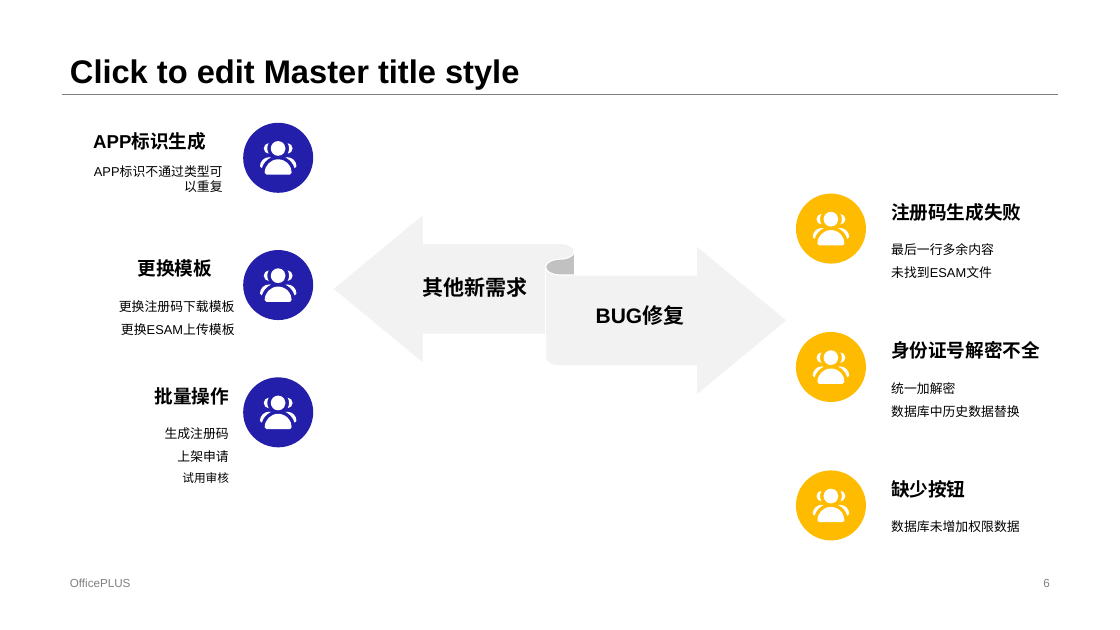
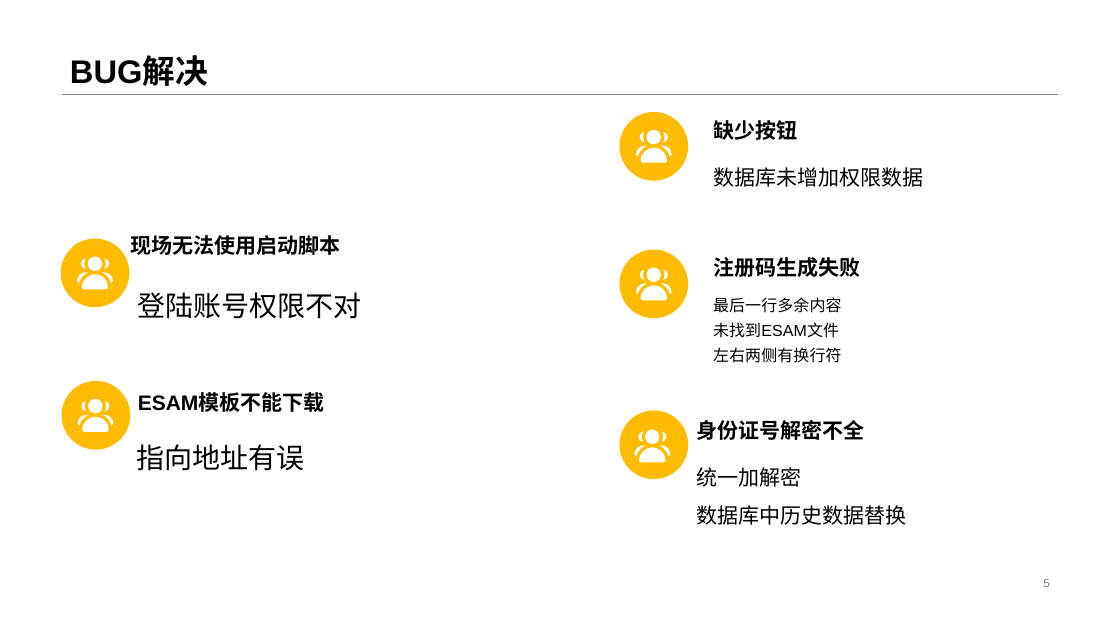
Before and after one commit to czx-dev/note, a slide deck: slide 5 of 陈仲贤述职答辩.pptx (slide 6 before the commit). Drawn at 1120x630 pixels with LibreOffice and Linux fonts; fonts in the diff are those of the drawing. Boxes give left, top, right and bottom in pixels: in the first picture for what was removed or moved away, otherwise in the second. Text is boxed around its words. In the diff, an @@ line names an element or a change of style, - is before the commit and + after.

```diff
--- a/陈仲贤述职答辩.pptx
+++ b/陈仲贤述职答辩.pptx
@@ title at <box>70,57,208,86</box>: text changed @@
-Click to edit Master title style
+BUG解决
@@ ellipse: place and size @@
-ellipse at <box>797,471,866,540</box>
+ellipse at <box>619,112,688,181</box>
@@ text "缺少按钮": place and size @@
-text "缺少按钮" at <box>891,480,965,498</box>
+text "缺少按钮" at <box>713,120,797,140</box>
@@ freeform shape: place and size @@
-freeform shape at <box>813,489,849,523</box>
+freeform shape at <box>636,130,672,163</box>
@@ text "APP标识不通过类型可以重复" rewrapped from <box>62,159,238,218</box> to <box>651,151,802,163</box> @@
@@ text "数据库未增加权限数据" at <box>713,167,923,187</box>: size 11 to 18 pt @@
@@ text "数据库未增加权限数据": place and size @@
-text "数据库未增加权限数据" at <box>891,520,1020,532</box>
+text "数据库未增加权限数据" at <box>713,167,923,187</box>
@@ text removed at <box>70,165,221,177</box> @@
-APP标识不通过类型可以重复
@@ ellipse added at <box>60,239,129,308</box>, fill #FFBB00 @@
@@ text added at <box>131,235,341,255</box>, 18 pt, text #000000, bold @@
+现场无法使用启动脚本
@@ freeform shape: place and size @@
-freeform shape at <box>260,141,296,175</box>
+freeform shape at <box>77,256,113,289</box>
@@ ellipse: place and size @@
-ellipse at <box>797,193,866,263</box>
+ellipse at <box>619,250,688,318</box>
@@ freeform shape: place and size @@
-freeform shape at <box>813,212,849,245</box>
+freeform shape at <box>636,267,672,300</box>
@@ text "注册码生成失败": place and size @@
-text "注册码生成失败" at <box>891,203,1021,221</box>
+text "注册码生成失败" at <box>713,257,860,277</box>
@@ freeform shape: place and size @@
-freeform shape at <box>260,268,296,302</box>
+freeform shape at <box>838,252,874,285</box>
@@ text added at <box>138,292,362,319</box>, 24 pt, text #000000 @@
+登陆账号权限不对
@@ text "最后一行多余内容": place and size @@
-text "最后一行多余内容" at <box>891,243,994,278</box>
+text "最后一行多余内容" at <box>713,297,842,363</box>
@@ text at <box>713,297,842,338</box>: size 11 to 13.8 pt in "最后一行多余内容", "未找到ESAM文件"; line spacing 1.5 to 1.3 @@
@@ text at <box>713,347,842,363</box>: paragraph added @@
+左右两侧有换行符
@@ ellipse added at <box>61,381,130,450</box>, fill #FFBB00 @@
@@ freeform shape: place and size @@
-freeform shape at <box>260,396,296,429</box>
+freeform shape at <box>77,399,113,432</box>
@@ text added at <box>138,394,325,412</box>, 18 pt, text #000000, bold @@
+ESAM模板不能下载
@@ ellipse: place and size @@
-ellipse at <box>797,332,866,402</box>
+ellipse at <box>619,411,688,480</box>
@@ size 16 to 18 pt in 3 elements at <box>713,257,860,277</box>, <box>713,120,797,140</box>, <box>697,420,865,440</box> @@
@@ text "身份证号解密不全": place and size @@
-text "身份证号解密不全" at <box>891,341,1040,359</box>
+text "身份证号解密不全" at <box>697,420,865,440</box>
@@ text added at <box>137,444,305,471</box>, 24 pt, text #000000 @@
+指向地址有误
@@ group removed at <box>93,123,787,483</box>: 7 texts, 3 ellipses, 1 left right ribbon @@
-其他新需求
-BUG修复
-APP标识生成
-更换模板
-更换注册码下载模板
-更换ESAM上传模板
-批量操作
-生成注册码
-上架申请
-试用审核
@@ freeform shape: place and size @@
-freeform shape at <box>813,350,849,384</box>
+freeform shape at <box>634,429,670,462</box>
@@ text "统一加解密": place and size @@
-text "统一加解密" at <box>891,382,1020,417</box>
+text "统一加解密" at <box>697,467,907,525</box>
@@ text "统一加解密" at <box>697,467,907,525</box>: size 11 to 18 pt @@
@@ text removed at <box>70,578,131,587</box> @@
-OfficePLUS
```
Also in this commit, not shown: 7 other slides changed, 3 slides removed, 15 other files.
